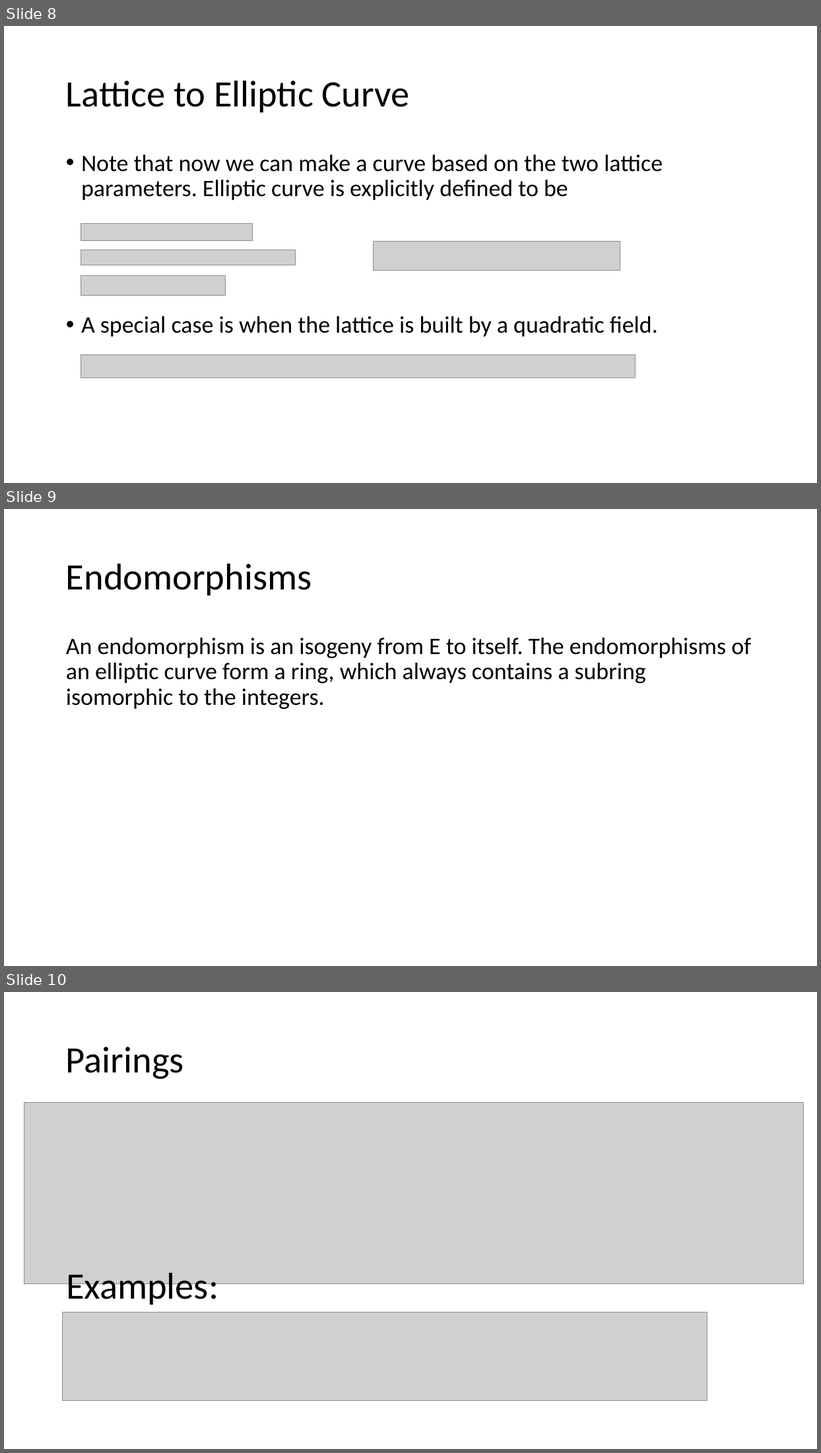
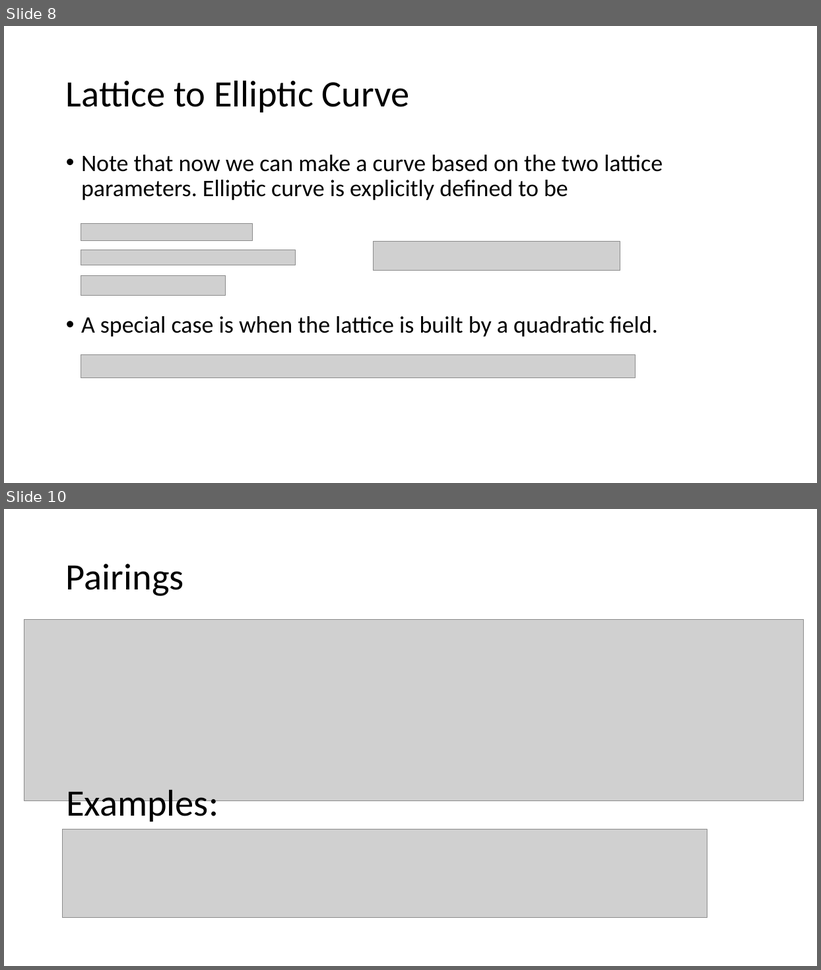
Before and after one commit to Srizzle/CS276-Project-Writeup, a slide deck: Presentation.ppt.pptx. Shown one above the other, each under a label of ours: slides 8, 9 and 10 before the commit, slides 8 and 10 after it; the slides between them are not shown. The pictures are 821x1453 and 821x970 pixels, drawn with LibreOffice and Linux fonts; fonts in the diff are those of the drawing; grey boxes stand for pictures. Boxes give left, top, right and bottom in pixels: in the first picture for what was removed or moved away, otherwise in the second. Text is boxed around its words. In the diff, an @@ line names an element or a change of style, - is before the commit and + after.

```diff
--- a/Presentation.ppt.pptx
+++ b/Presentation.ppt.pptx
@@ slide 9 removed at (4, 509, 817, 966), background #FFFFFF @@
@@ title removed at (66, 563, 312, 595) @@
-Endomorphisms
@@ text removed at (66, 638, 751, 709) @@
-An endomorphism is an isogeny from E to itself. The endomorphisms of an elliptic curve form a ring, which always contains a subring isomorphic to the integers.
```
Also in this commit, not shown: 1 slide changed, 1 slide added, 5 other files.
